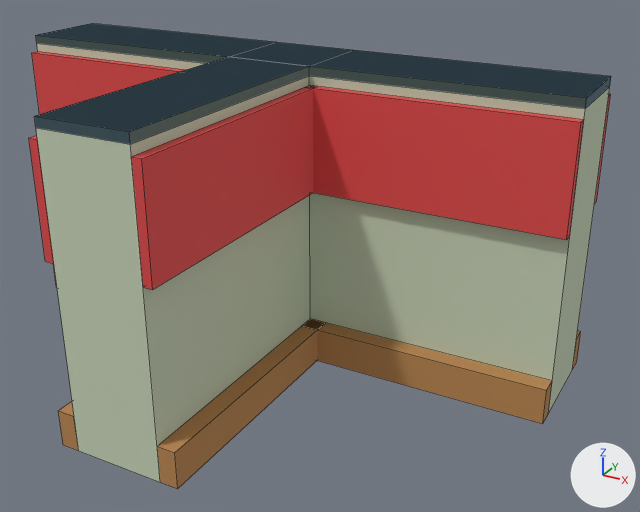
Before and after pictures for a commit that changed the Blender file assets/managed-models/school-interior/partition-tee/partition-tee.blend.
Before and after are seen from a camera (50 mm lens) standing at (0.753, -1.272, 0.782) and looking at (0.131, -0.142, 0.217). Lighting does not change. The marker at lower right points along +X, +Y and +Z. The picture after the commit comes second. Mesh edges are drawn as thin lines.

The first picture shows 'partition-tee'.
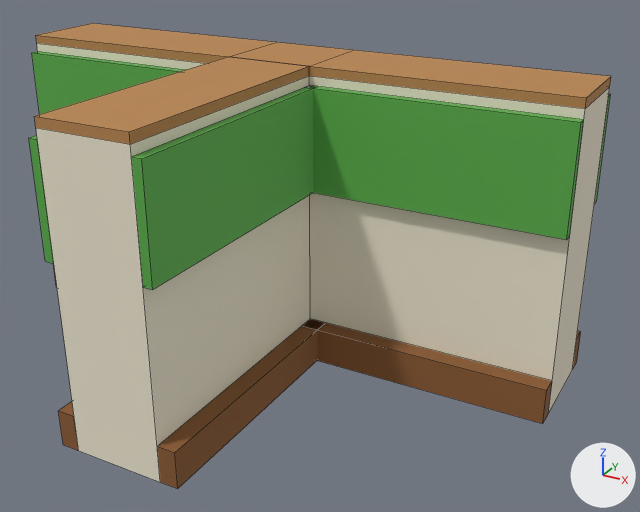
Pixel boxes [x1, y1, x2, y2] of what changed, in the pictures (640 x 512 px; the box of a moved part takes in the faces that stretch with it):
'partition-tee', reshaped, surface changed: [29, 23, 611, 489] in both
part 1 of me_partition_tee, moved or reshaped: before [36, 35, 611, 482]; after [36, 43, 610, 482]
part 2 of me_partition_tee, surface changed: [29, 23, 611, 489] in both

Edits to the bpy script that builds the scene:
```text
Change me_partition_tee:
    where me_partition_tee.from_pydata(...)  # 176 vertices, 132 faces; spans x -0.5..0.5, y -0.5..0.105, z 0.0..0.5
    used by ob_partition_tee; location = (0.0, 0.0, 0.0)
    before: 4 (-0.075, -0.075, 0.5) at pixel (228, 56), 5 (0.075, -0.075, 0.5) at pixel (309, 66), 6 (0.075, 0.075, 0.5) at pixel (353, 50), 7 (-0.075, 0.075, 0.5) at pixel (276, 42), 20 (0.075, -0.075, 0.5) at pixel (309, 66)
    before: 21 (0.5, -0.075, 0.5) at pixel (586, 97), 22 (0.5, 0.075, 0.5) at pixel (611, 76), 23 (0.075, 0.075, 0.5) at pixel (353, 50), 68 (-0.075, -0.5, 0.5) at pixel (34, 116), 69 (0.075, -0.5, 0.5) at pixel (129, 131)
    before: 70 (0.075, -0.075, 0.5) at pixel (309, 66), 71 (-0.075, -0.075, 0.5) at pixel (228, 56), 116 (-0.5, -0.075, 0.5) at pixel (35, 35), 117 (-0.075, -0.075, 0.5) at pixel (228, 56), 118 (-0.075, 0.075, 0.5) at pixel (276, 42)
    before: 119 (-0.5, 0.075, 0.5) at pixel (92, 23)
    me_partition_tee part 1
    add for i in [*range(4, 8), *range(20, 24), *range(68, 72), *range(116, 120)]: me_partition_tee.vertices[i].co += Vector((0.0, 0.0, -0.015))
    me_partition_tee part 2: texture (UV) coordinates of 132 of 132 faces, centred in x -0.5..0.5, y -0.5..0.105, z 0.0..0.5, changed; they spanned u 0.56..0.81, v 0.17..0.83 and now span u 0.69..0.94, v 0.17..0.83
```
